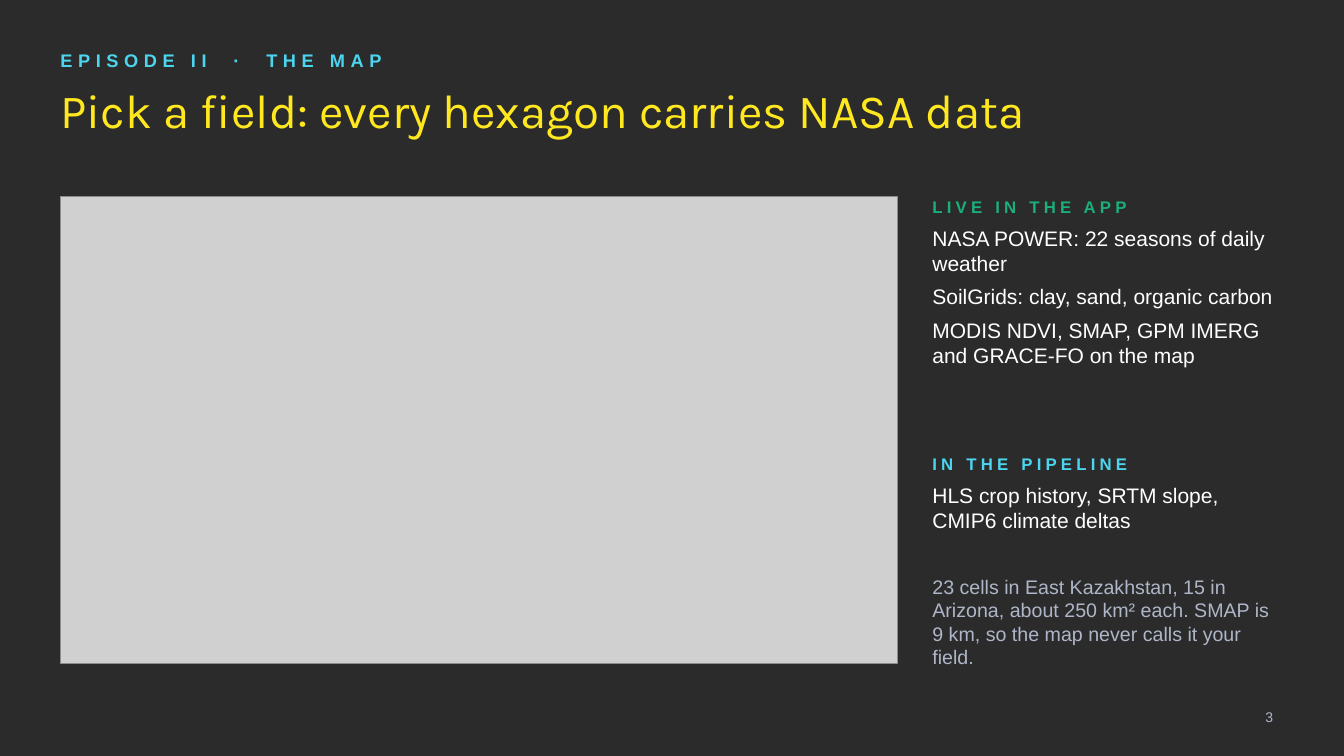
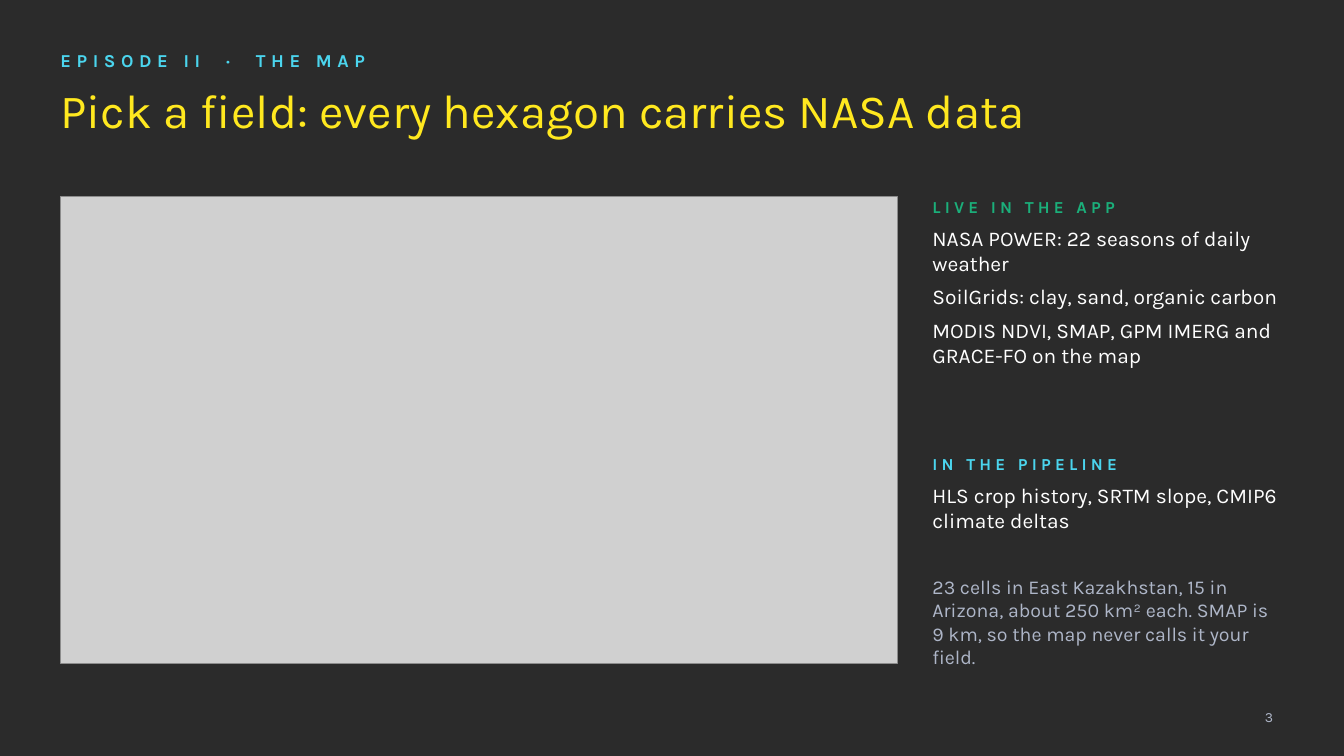
Before and after one commit to sofiyagpu/Furrow, a slide deck: slide 3 of presentation/Furrow.pptx. Drawn at 1344x756 pixels with LibreOffice and Linux fonts; fonts in the diff are those of the drawing; grey boxes stand for pictures; background and template pictures are left out; a plain dark background stands for a picture behind light text. Boxes give left, top, right and bottom in pixels: in the first picture for what was removed or moved away, otherwise in the second. Text is boxed around its words. In the diff, an @@ line names an element or a change of style, - is before the commit and + after.

```diff
--- a/presentation/Furrow.pptx
+++ b/presentation/Furrow.pptx
@@ font Arial to Karla in 5 elements at bbox=[60, 55, 365, 68], bbox=[932, 202, 1277, 368], bbox=[932, 459, 1276, 529], bbox=[932, 580, 1268, 664], bbox=[1265, 713, 1273, 722] @@
```
Also in this commit, not shown: 5 other slides changed, 7 other files.
